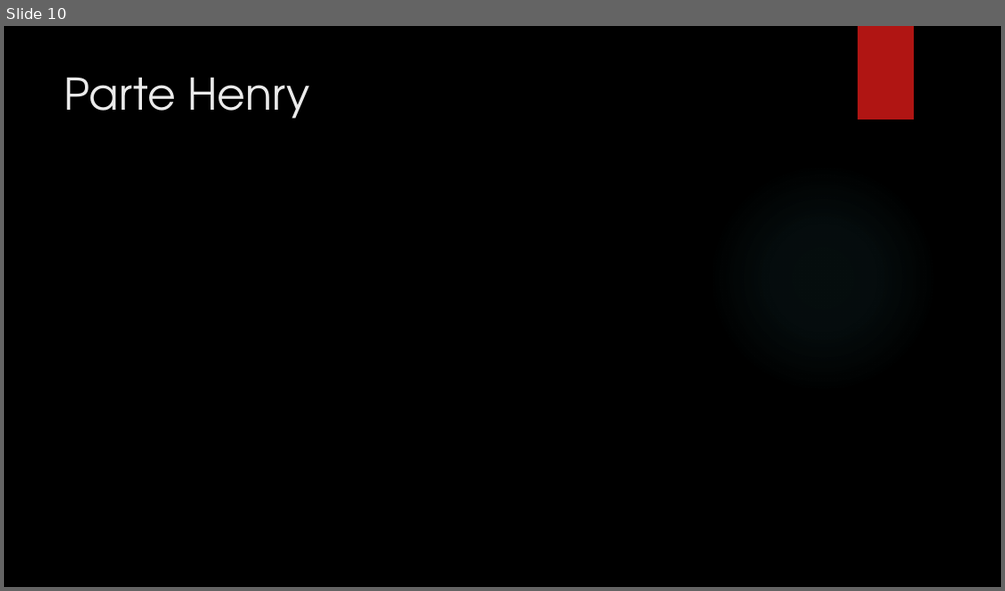
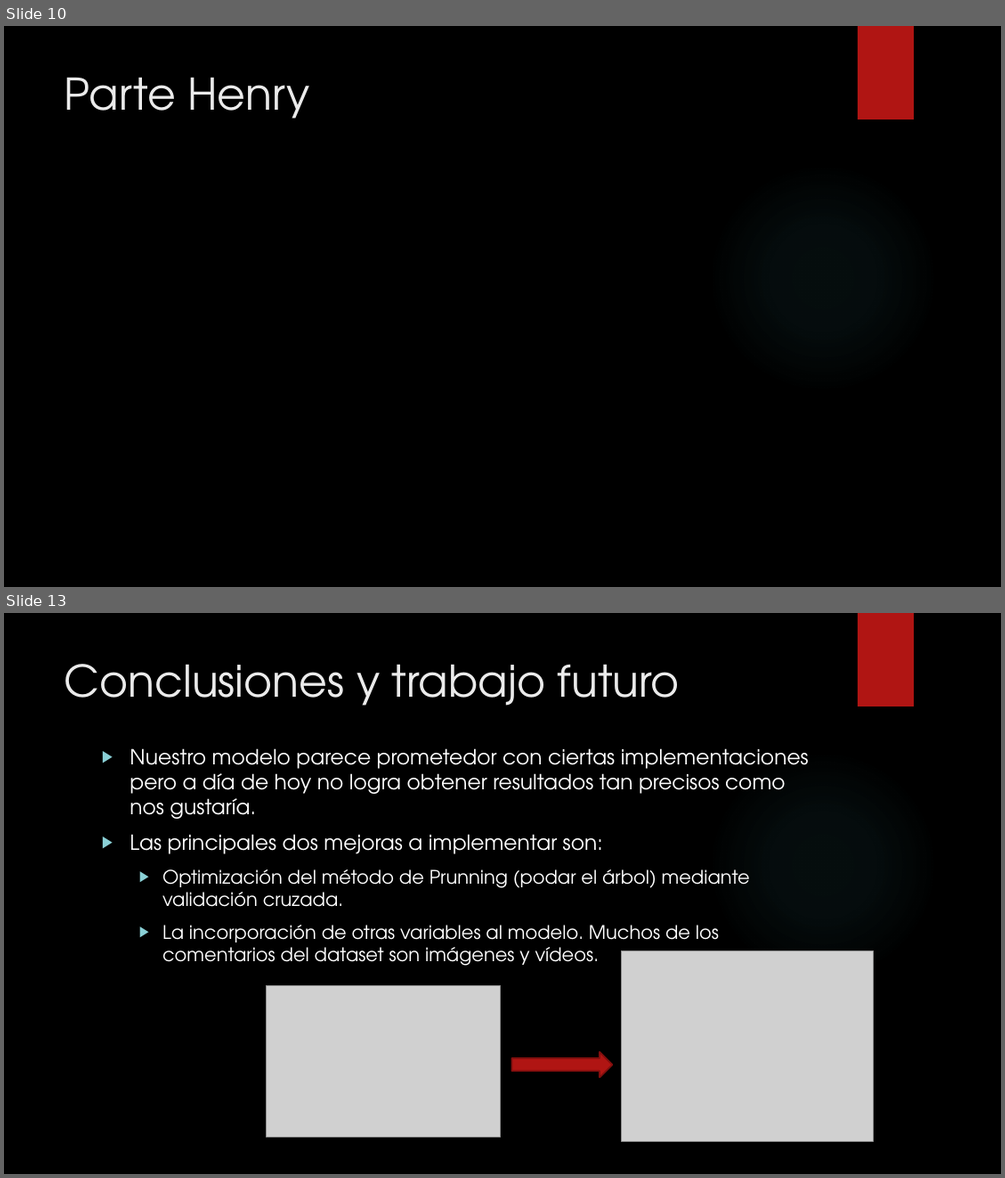
Before and after one commit to david-dlta/recursosTFM, a slide deck: PresentacionTFM.pptx. Shown one above the other, each under a label of ours: slide 10 before the commit, slides 10 and 13 after it; the slides between them are not shown. The pictures are 1005x591 and 1005x1178 pixels, drawn with LibreOffice and Linux fonts; fonts in the diff are those of the drawing; grey boxes stand for pictures; background and template pictures are left out. Boxes give left, top, right and bottom in pixels: in the first picture for what was removed or moved away, otherwise in the second. Text is boxed around its words. In the diff, an @@ line names an element or a change of style, - is before the commit and + after.

```diff
--- a/PresentacionTFM.pptx
+++ b/PresentacionTFM.pptx
@@ slide 13 added at <box>4,613,1001,1174</box>, background picture (left out); not listed: 2 template elements that a slide beside it also shows @@
@@ title added at <box>65,664,680,706</box>, 42 pt, text #EBEBEB @@
+Conclusiones y trabajo futuro
@@ text added at <box>129,748,809,965</box>, 18 pt, text #FFFFFF @@
+▶ Nuestro modelo parece prometedor con ciertas implementaciones pero a día de hoy no logra obtener resultados tan precisos como nos gustaría.
+▶ Las principales dos mejoras a implementar son:
+  ▶ Optimización del método de Prunning (podar el árbol) mediante validación cruzada.
+  ▶ La incorporación de otras variables al modelo. Muchos de los comentarios del dataset son imágenes y vídeos.
@@ picture added at <box>622,951,873,1141</box> @@
@@ picture added at <box>267,985,501,1137</box> @@
@@ right arrow added at <box>512,1052,612,1078</box>, fill #B01513, outline #82100E 1.5 pt @@
```
Also in this commit, not shown: 2 other slides added, 1 slide removed, 1 other file.
